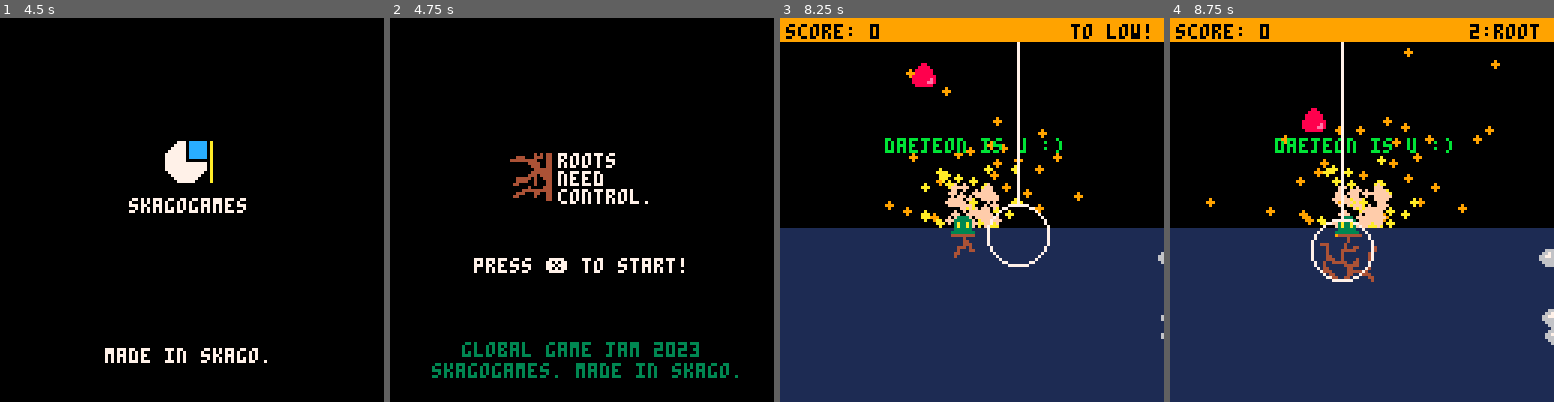
Above: before the commit, frames 1-4 (left to right).
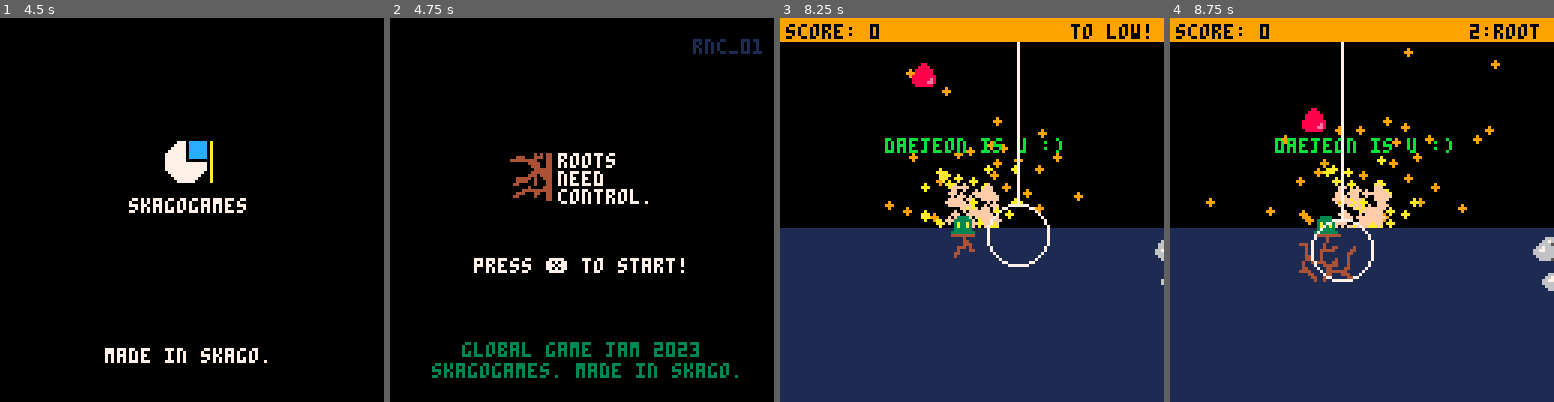
Above: after the commit, the same moments.

Repository: ApexNAM/root_need_control_ggj_2023_project
Game: PICO-8 cartridge main.p8
Two runs of this game, one before a commit and one after it. Both use one fixed random seed, a clock stepped at 60 frames per second and the inputs below.
Inputs:
- Up to frame 1 (4.5 s): tap X (X key) at 0.33, 1.07, 1.85, 2.97, 4.08 s; tap O (Z key) at 0.7, 1.7, 2.1, 2.5, 2.9, 3.3, 3.7, 4.1 s; hold Right 1.6-2.1 s; hold Up 2.15-2.42 s; hold Right 2.47-3.03 s; hold Left 3.08-3.58 s; hold Down 3.63-3.97 s; hold Right from 4.02 s (still down)
- Up to frame 2 (4.75 s): tap O (Z key) at 4.5 s; release Right at 4.68 s; hold Up from 4.73 s (still down)
- Up to frame 3 (8.25 s): tap O (Z key) every 0.4 s from 4.9 to 8.1 s; release Up at 5.03 s; hold Left 5.08-5.68 s; tap X (X key) at 5.2, 6.32, 7.43 s; hold Down 5.73-6.03 s; hold Right 6.08-6.58 s; hold Right 6.63-7.13 s; hold Up 7.18-7.45 s; hold Right 7.5-8.07 s; hold Left from 8.12 s (still down)
- Up to frame 4 (8.75 s): tap O (Z key) at 8.5 s; tap X (X key) at 8.55 s; release Left at 8.62 s; hold Down from 8.67 s (still down)

Frame 1 is identical in both runs. In frame 2, 0.3% of the frame differs, in the area x 78-97%, y 5-10%; in frame 3, 0.1%; in frame 4, 1.7%, in the area x 33-100%, y 51-86%.

Commit message:
other fixed.

Diff:
--- a/connect.p8
+++ b/connect.p8
@@ -54,9 +54,11 @@
 
     end
 
-    function collliner.targetcoll(player)
-        if collliner.x + 8 > player.x and collliner.x < player.x + 8 then
-            collliner.coll_color = 0
+    function collliner.targetcoll(player, color)
+        if collliner.x + 8 > player.x and collliner.x < player.x + 8 and
+           collliner.y + 8 > player.y and collliner.y < player.y + 8 then
+
+            collliner.coll_color = color
             collliner.speed+=0.05
             collliner.radius = 10
             collliner.is_hit = true
@@ -65,21 +67,6 @@
 
         collliner.coll_color = 7
         collliner.is_hit = false
-        return false
-    end
-
-    function collliner.kill_rocket(rck)
-        if collliner.x + 8 > rck.x and collliner.x < rck.x + 8 and
-           collliner.y + 8 > rck.y and collliner.y < rck.y + 8 then
-
-            collliner.coll_color = 8
-            collliner.speed+=0.05
-            collliner.radius = 10
-            collliner.is_hit = true
-
-            return true
-        end
-
         return false
     end
 
--- a/main.p8
+++ b/main.p8
@@ -40,8 +40,6 @@
     direction = {"left","right"}
 }
 
-set_idx_rocket = flr(rnd(2))+1
-
 function _init()
     gamestates = "intro"
     rain_downer_x = player.x + (rnd(1*8) + (-1*8))
@@ -77,7 +75,7 @@
         rocket_all_update()
 
         if btnp(❎) then
-            if connect.targetcoll(player) then
+            if connect.targetcoll(player,0) then
                 root.killroot(player)
                 root.speed+=0.05
                 _score += 1
@@ -85,7 +83,7 @@
             end
 
             for rck in all(rocket) do
-                if connect.kill_rocket(rck) then
+                if connect.targetcoll(rck,8) then
                     sfx(5)
                     set_offset(1.5)
                     del(rocket,rck)
@@ -96,10 +94,12 @@
 
         if btn(🅾️) and btn(⬅️) then
             if connect.targetcoll_not_addspeed(player) and player.x > 0 then
+                player.isright = false
                 player.x-=5
             end
         elseif btn(🅾️) and btn(➡️) then
             if connect.targetcoll_not_addspeed(player) and player.x < 127 then
+                player.isright = true
                 player.x+=5
             end
         end
@@ -142,6 +142,7 @@
         end
 
         if player.isdead and _life == 0 then
+            sfx(7)
             set_offset(2)
             gamestates = "gameover"
         elseif player.isdead and _life > 0 then
@@ -206,6 +207,7 @@
 
         print("global game jam 2023", 23,103,3)
         print("skagogames. made in skago.",13,110,3)
+        print("rnc_01",100,2,1)
 
     elseif gamestates == "ingame" then
 
@@ -233,7 +235,7 @@
         spr(128,45,30,5,4)
 
         print("game ended!",45,63,7)
-        print("scores:"..all_score[1]..","..all_score[2]..","..all_score[3],41,70,7)
+        print("scores:"..all_score[1]..","..all_score[2]..","..all_score[3],39,70,7)
 
         print("thank you for playing!!",23,88,rnd(8))
         print("press ❎ to restart!",27, 95,7)
--- a/player.p8
+++ b/player.p8
@@ -22,13 +22,15 @@
                 playerobject.x+=playerobject.speed
 
                 if playerobject.x >= 127 then
-                    playerobject.isright = false
+                    sfx(6)
+                    playerobject.isdead = true
                 end
             else
                 playerobject.x-=playerobject.speed
 
                 if playerobject.x <= 0 then
-                    playerobject.isright = true
+                    sfx(6)
+                    playerobject.isdead = true
                 end
             end
         end
--- a/rocket.p8
+++ b/rocket.p8
@@ -8,7 +8,7 @@
     add(rocket,
         {
             x = 0,
-            y = 70 + rnd(85),
+            y = rnd({72,74,76,82,84,86,92}),
             rocket_spr = -1,
             speed = rnd(0.1) + 0.05,
             direction = sd,
Not shown, changed: the sound effects (__sfx__) section of main.p8
Not shown, added: rnc_html.zip
